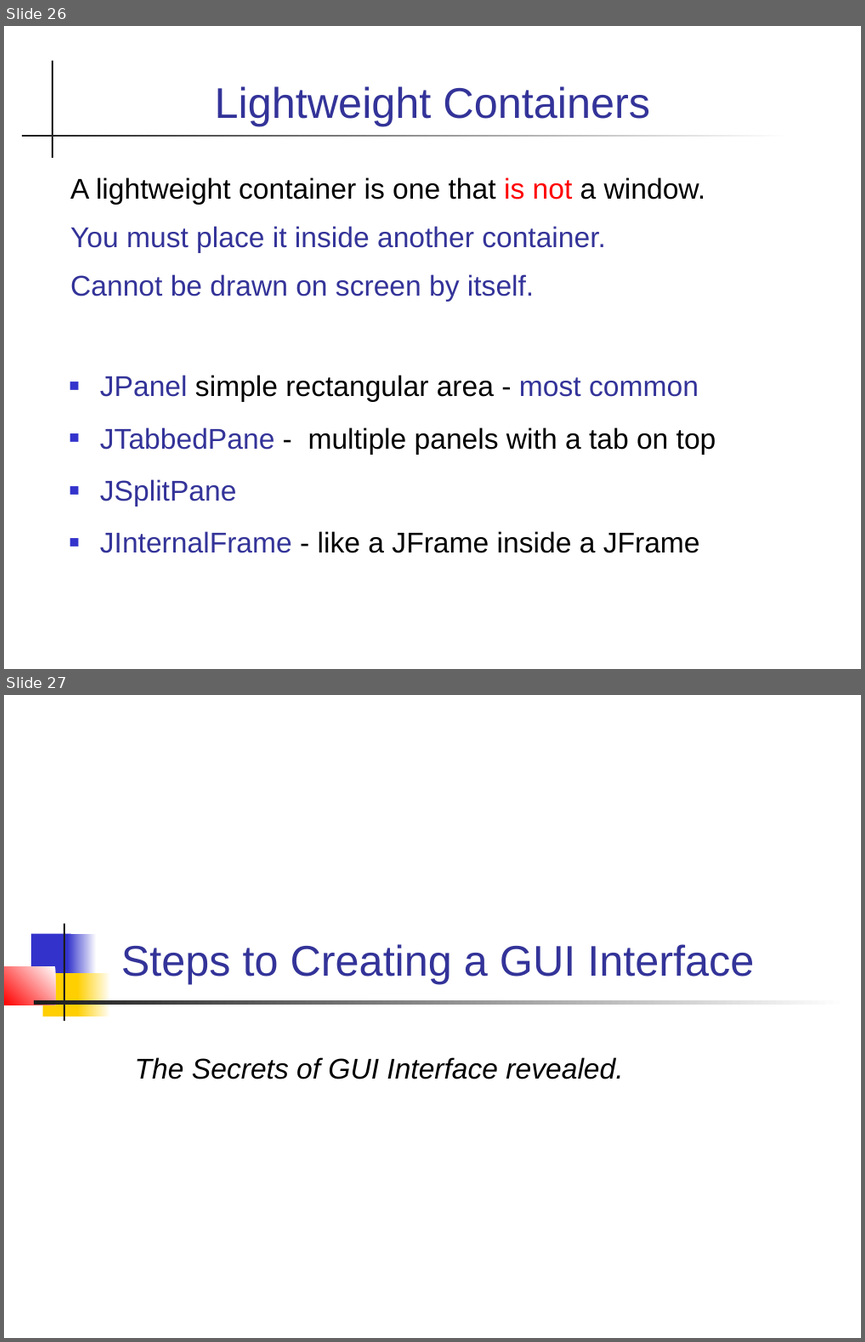
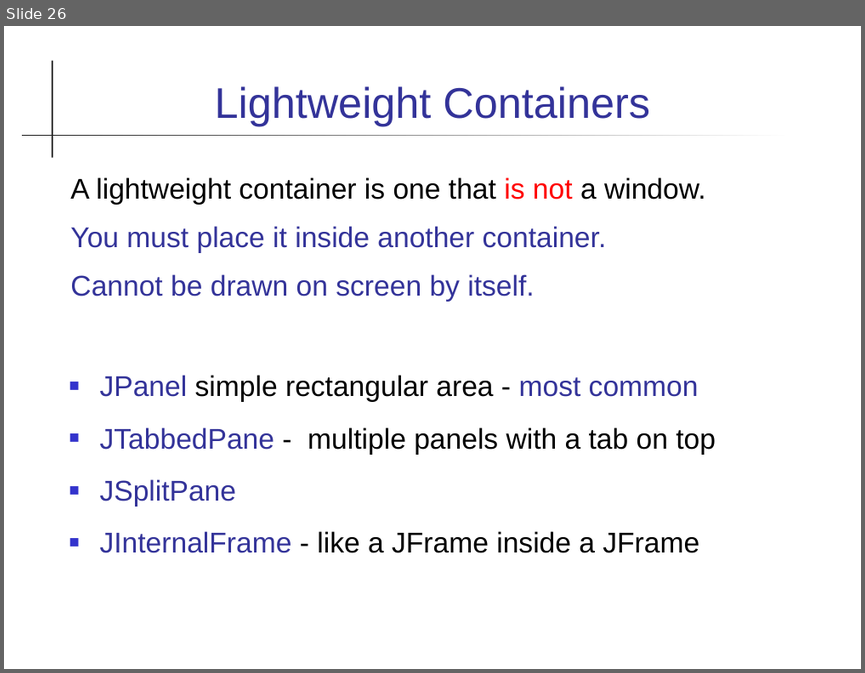
Before and after one commit to skeoop/skeoop.github.io, a slide deck: week7/Graphics-1.ppt. Shown one above the other, each under a label of ours: slides 26 and 27 before the commit, slide 26 after it. The pictures are 865x1342 and 865x673 pixels, drawn with LibreOffice and Linux fonts; fonts in the diff are those of the drawing. Boxes give left, top, right and bottom in pixels: in the first picture for what was removed or moved away, otherwise in the second. Text is boxed around its words. In the diff, an @@ line names an element or a change of style, - is before the commit and + after.

```diff
--- a/week7/Graphics-1.ppt
+++ b/week7/Graphics-1.ppt
@@ slide 27 removed at (x1=4, y1=695, x2=861, y2=1338), background #FFFFFF @@
@@ title removed at (x1=121, y1=944, x2=754, y2=984) @@
-Steps to Creating a GUI Interface
@@ group removed at (x1=4, y1=924, x2=847, y2=1021): 7 rectangles @@
@@ text removed at (x1=135, y1=1057, x2=623, y2=1079) @@
-The Secrets of GUI Interface revealed.
```
Also in this commit, not shown: 8 slides changed, 21 other slides removed, 27 other files.
